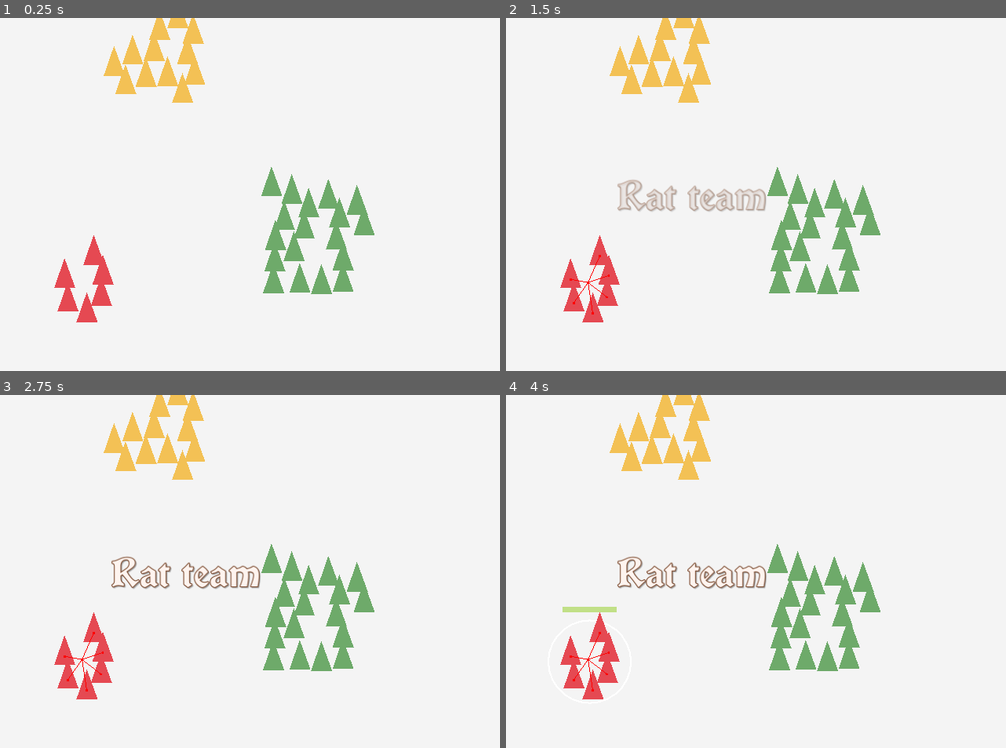
Above: before the commit, frames 1-4 (two rows, left to right).
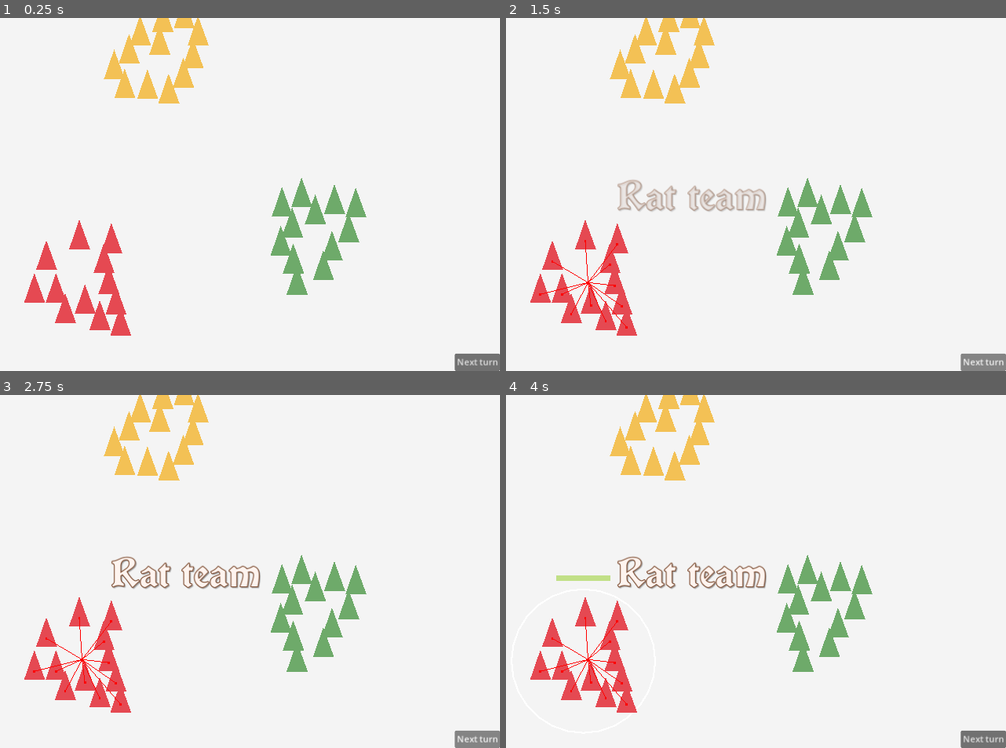
Above: after the commit, the same moments.

Repository: rtauziac/djam-decay
Game: Godot game, scene res://test_2d.tscn
Same seed, same stepped clock (60 frames per second), same inputs: the game is played once before the commit and once after it.
Inputs (mouse positions are in pixels of both pictures, inside the frame that each line leads up to):
- Up to frame 1 (0.25 s): no input
- Up to frame 2 (1.5 s): click (981, 363) at 0.5 s, where only the run after the commit has a clickable "Next turn"; click (981, 363) at 1.25 s, where only the run after the commit has a clickable "Next turn"
- Up to frame 3 (2.75 s): click (475, 740) at 2 s, where only the run after the commit has a clickable "Next turn"
- Up to frame 4 (4 s): tap Enter at 2.75 s; move the mouse to (591, 663) at 2.77 s; click (591, 663) at 2.92 s; tap Space at 3.5 s; move the mouse to (661, 433) at 3.52 s; click (661, 433) at 3.67 s

The runs differ from the first frame. In frame 1, 7.6% of the frame differs, in the area x 4-100%, y 0-100%; in frame 2, 7.7%; in frame 3, 7.7%; in frame 4, 8.1%.

Commit message:
⚔ Add combat system

Diff:
--- a/GameManagement/game.gd
+++ b/GameManagement/game.gd
@@ -7,6 +7,8 @@
 
 var players: Array[Player]
 var current_player: Player
+var combats_made_during_turn := Dictionary()
+
 
 func _ready():
 	Global.game = self
@@ -42,14 +44,27 @@
 
 
 func change_player(player: Player):
+	combats_made_during_turn.clear()
 	current_player = player
 	emit_signal(player_changed.get_name(), player)
 
 
 func combat_groups(group_a: SelectableGroup, group_b: SelectableGroup):
+	if combats_made_during_turn.has(group_a.name):
+		var combat_list = combats_made_during_turn[group_a.name] as Array[String]
+		if combat_list.find(group_b.name) != -1:
+			return
+	else:
+		combats_made_during_turn[group_a.name] = Array()
+
+	var combat_list = combats_made_during_turn[group_a.name]
+	combat_list.append(group_b.name)
+
+	Global.main_ui.show_header("Combat")
 	get_tree().call_group("unit", "set_physics_process", false)
 	var group_a_nodes = get_tree().get_nodes_in_group(group_a.name)
 	var group_b_nodes = get_tree().get_nodes_in_group(group_b.name)
+
 	var group_a_count = group_a_nodes.size()
 	var group_b_count = group_b_nodes.size()
 	var group_a_race = group_a_nodes[0].race
@@ -57,6 +72,52 @@
 	print("%s has %d units" % [group_a.name, group_a_count])
 	print("%s has %d units" % [group_b.name, group_b_count])
 	var group_a_hit = (group_a_count * Unit.race_advantage(group_a_race, group_b_race)) / 2
-	var group_b_hit = (group_b_count * Unit.race_advantage(group_b_race, group_a_race)) / 2
 	print("%s kills %d units from %s" % [group_a.name, group_a_hit, group_b.name])
-	print("%s kills %d units from %s" % [group_b.name, group_b_hit, group_a.name])
+	Global.main_camera.focus_target = lerp(group_a.global_position, group_b.global_position, 0.5)
+	await get_tree().create_timer(1.2).timeout
+
+	var attack_direction := group_b.global_position - group_a.global_position
+	for unit: Unit in group_a_nodes:
+		unit.slash(attack_direction)
+		await get_tree().create_timer(0.1).timeout
+
+	await get_tree().create_timer(0.6).timeout
+
+	for i_hit in group_a_hit:
+		var unit: Unit = group_b_nodes[i_hit]
+		unit.blood(attack_direction)
+		await get_tree().create_timer(0.1).timeout
+
+	await get_tree().create_timer(1.5).timeout
+
+	var group_b_dead = get_tree().get_first_node_in_group(group_b.name) == null
+	if group_b_dead:
+		group_b.queue_free()
+
+	if not group_b_dead:
+		group_b_nodes = get_tree().get_nodes_in_group(group_b.name)
+		group_b_count = group_b_nodes.size()
+		print("%s has now %d units" % [group_b.name, group_b_count])
+		var group_b_hit = (group_b_count * Unit.race_advantage(group_b_race, group_a_race)) / 2
+		print("%s kills %d units from %s" % [group_b.name, group_b_hit, group_a.name])
+
+		for unit: Unit in group_b_nodes:
+			unit.slash(-attack_direction)
+			await get_tree().create_timer(0.1).timeout
+
+		await get_tree().create_timer(0.6).timeout
+
+		for i_hit in min(group_b_hit, group_a_nodes.size()):
+			var unit: Unit = group_a_nodes[i_hit]
+			unit.blood(-attack_direction)
+			await get_tree().create_timer(0.1).timeout
+
+		await get_tree().create_timer(1.5).timeout
+
+		if get_tree().get_first_node_in_group(group_a.name) == null:
+			group_a.queue_free()
+
+	get_tree().call_group(group_a.name, "go_to_position", group_a.global_position) # stop the walk
+	get_tree().call_group("unit", "set_physics_process", true)
+	Global.main_camera.focus_target = null
+	Global.main_ui.hide_header()
--- a/MainUI.gd
+++ b/MainUI.gd
@@ -40,5 +40,5 @@
 			process_tween.kill()
 	var tween = get_tree().create_tween()
 	tween.set_meta("tween", "header")
-	tween.tween_property($HeaderLabel, "modulate", Color.WHITE, 0.4)
-	tween.tween_callback(func(): $HeaderLabel.visible = true)
+	tween.tween_property($HeaderLabel, "modulate", Color.TRANSPARENT, 0.4)
+	tween.tween_callback(func(): $HeaderLabel.visible = false)
--- a/autoload/global.gd
+++ b/autoload/global.gd
@@ -3,3 +3,4 @@
 
 var game: Game
 var main_ui: MainUI
+var main_camera: GameCamera
--- a/project.godot
+++ b/project.godot
@@ -24,6 +24,10 @@
 window/stretch/mode="canvas_items"
 window/stretch/aspect="expand"
 
+[navigation]
+
+2d/default_cell_size=10.0
+
 [physics]
 
 common/physics_ticks_per_second=120
--- a/ui/camera.gd
+++ b/ui/camera.gd
@@ -1,12 +1,23 @@
 extends Camera2D
+class_name GameCamera
 
 var moving = false
 var has_moved = false
-@export var controllable = true
+var controllable = true
+var focus_target = null #Vector2
+
+
+func _ready():
+	Global.main_camera = self
+
+
+func _process(delta):
+	if focus_target != null:
+		global_position = lerp(global_position, focus_target, min(1, delta * 4))
 
 
 func _input(event):
-	if not controllable:
+	if not controllable or focus_target != null:
 		return
 
 	if event is InputEventMouseButton:
--- a/ui/ui.tscn
+++ b/ui/ui.tscn
@@ -56,3 +56,16 @@
 text = "Fight!"
 horizontal_alignment = 1
 vertical_alignment = 1
+
+[node name="ButtonNextTurn" type="Button" parent="."]
+layout_mode = 1
+anchors_preset = 3
+anchor_left = 1.0
+anchor_top = 1.0
+anchor_right = 1.0
+anchor_bottom = 1.0
+offset_left = -8.0
+offset_top = -8.0
+grow_horizontal = 0
+grow_vertical = 0
+text = "Next turn"
--- a/unit/groups.gd
+++ b/unit/groups.gd
@@ -17,7 +17,7 @@
 		group_node.wants_to_be_selected.connect(handle_group_selection)
 		group_node.engage_combat.connect(Global.game.combat_groups)
 		add_child(group_node)
-		for i_unit in 6 * (i_race + 1):
+		for i_unit in 12:
 			var unit: Unit = races[i_race].instantiate()
 			unit.global_position = group_node.global_position + Vector2.RIGHT.rotated(randf() * PI * 2) * 20
 			unit.add_to_group(group_node.name)
@@ -45,7 +45,7 @@
 				longest_distance = unit_distance
 		group.stamina = real_stamina / total_stamina
 		group.global_position = bounds_new.get_center()
-		var selectable_group := group.find_child("CollisionShape2D") as SelectableGroup
+		#var selectable_group := group.find_child("CollisionShape2D") as SelectableGroup
 		group.radius = longest_distance
 
 
--- a/unit/unit.gd
+++ b/unit/unit.gd
@@ -44,6 +44,24 @@
 	$NavigationAgent2D.target_desired_distance = 50 * harmonic_function(size) * 2
 
 
+func slash(direction: Vector2):
+	var tween = get_tree().create_tween()
+	$Slash.visible = true
+	$Slash.rotation = direction.angle()
+	$Slash.self_modulate = Color.WHITE
+	tween.tween_property($Slash, "self_modulate", Color.TRANSPARENT, 0.2)
+	tween.tween_callback(func(): $Slash.visible = false)
+
+
+func blood(direction: Vector2):
+	var tween = get_tree().create_tween()
+	$Blood.visible = true
+	$Blood.rotation = direction.angle()
+	$Blood.self_modulate = Color.WHITE
+	tween.tween_property($Blood, "self_modulate", Color.TRANSPARENT, 0.8)
+	tween.tween_callback(func(): $Blood.visible = false; queue_free())
+
+
 func set_walk_stamina(stamina: float):
 	walk_stamina = stamina
 
--- a/unit/unit.tscn
+++ b/unit/unit.tscn
@@ -1,6 +1,8 @@
-[gd_scene load_steps=4 format=3 uid="uid://d0ba2gtndkttu"]
+[gd_scene load_steps=6 format=3 uid="uid://d0ba2gtndkttu"]
 
 [ext_resource type="Script" path="res://unit/unit.gd" id="1_gui11"]
+[ext_resource type="Texture2D" uid="uid://ghrexsfaos5p" path="res://textures/slash.png" id="2_fjqd3"]
+[ext_resource type="Texture2D" uid="uid://dmr5ybsvwrg1i" path="res://textures/blood01.png" id="3_pyj0c"]
 
 [sub_resource type="PhysicsMaterial" id="PhysicsMaterial_y364i"]
 friction = 0.0
@@ -33,4 +35,16 @@
 color = Color(0.55, 0.55, 0.55, 1)
 polygon = PackedVector2Array(0, -39, -19, 16, 20, 16)
 
+[node name="Slash" type="Sprite2D" parent="."]
+visible = false
+scale = Vector2(0.5, 0.5)
+texture = ExtResource("2_fjqd3")
+offset = Vector2(129.55, 0)
+
+[node name="Blood" type="Sprite2D" parent="."]
+visible = false
+scale = Vector2(0.273438, 0.273438)
+texture = ExtResource("3_pyj0c")
+offset = Vector2(92, 0)
+
 [connection signal="velocity_computed" from="NavigationAgent2D" to="." method="_on_navigation_agent_2d_velocity_computed"]
Binary file added: textures/blood01.png
Not shown, added: textures/blood01.png.import
Binary file added: textures/slash.png
Not shown, added: textures/slash.png.import
Not shown, added: readme.md
